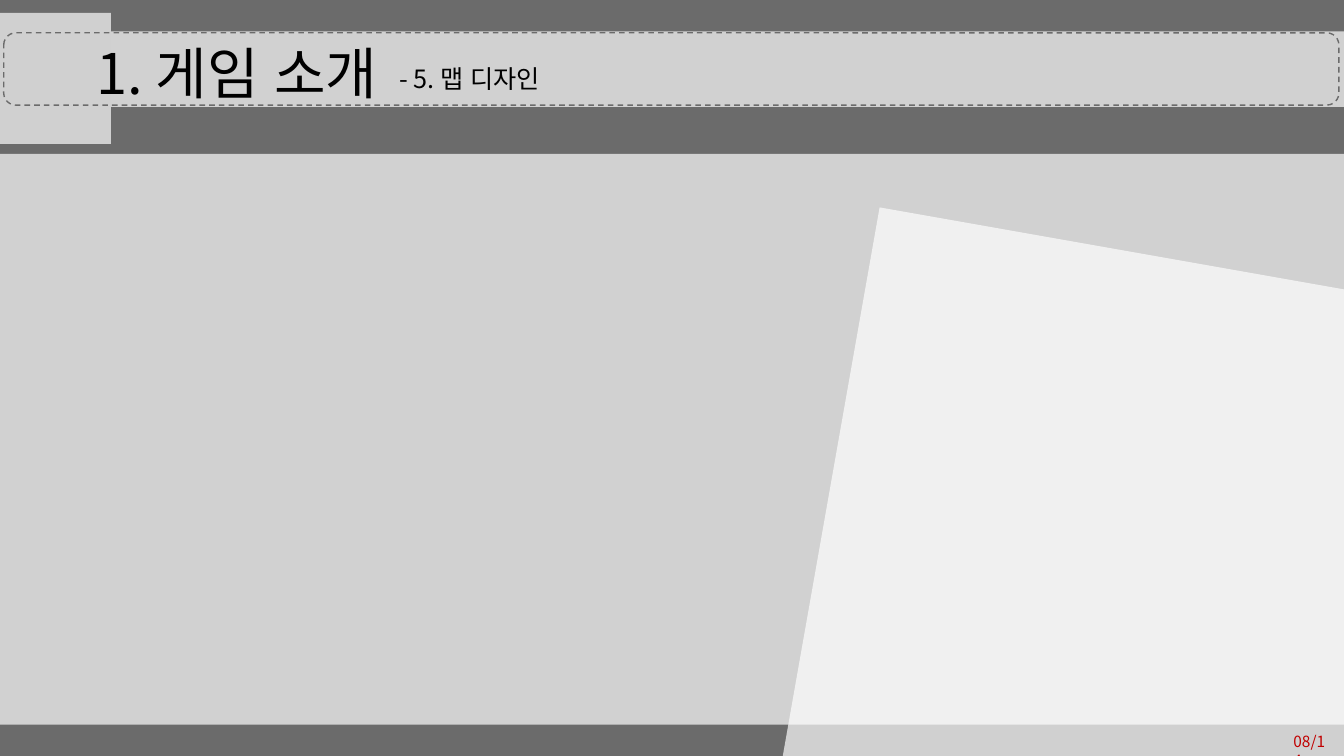
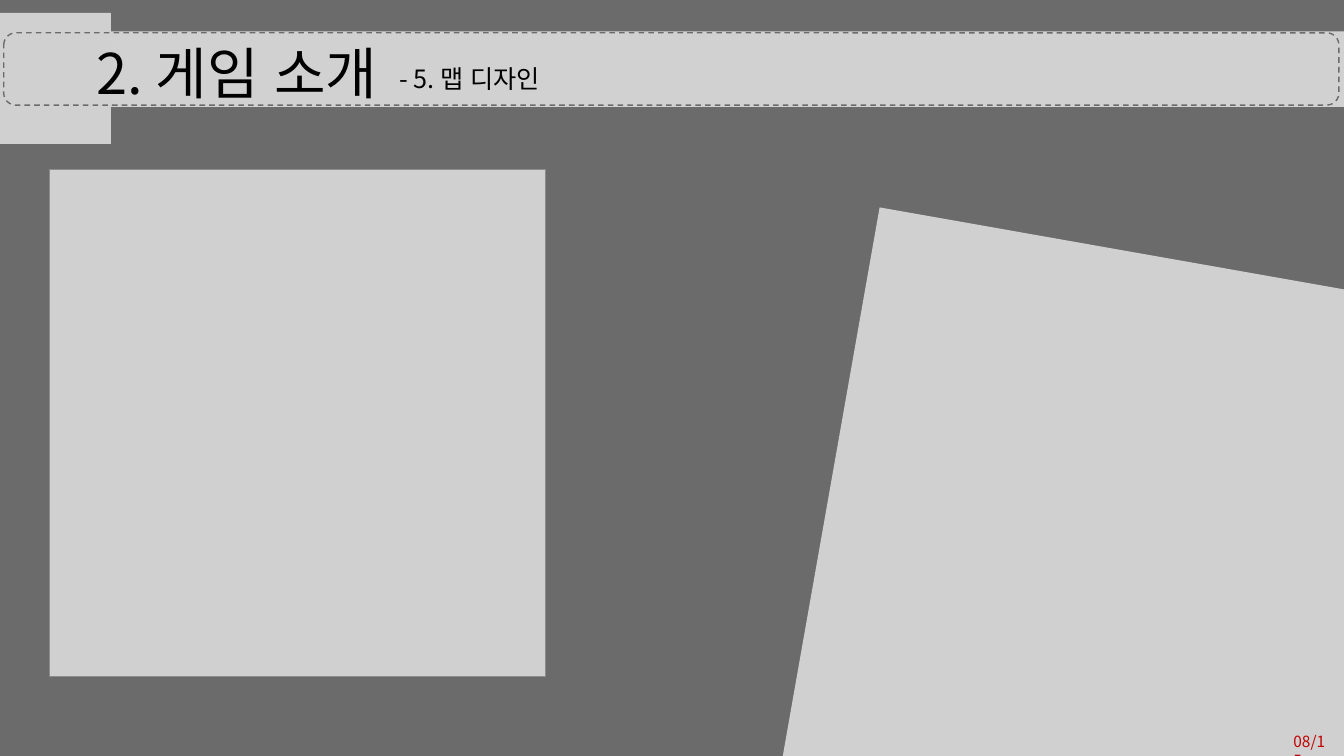
Before and after one commit to eunjiyun/Graduation_Work, a slide deck: slide 8 of Game_Design/Vodoo_Doll.pptx. Drawn at 1344x756 pixels with LibreOffice and Linux fonts; fonts in the diff are those of the drawing; grey boxes stand for pictures. Boxes give left, top, right and bottom in pixels: in the first picture for what was removed or moved away, otherwise in the second. Text is boxed around its words. In the diff, an @@ line names an element or a change of style, - is before the commit and + after.

```diff
--- a/Game_Design/Vodoo_Doll.pptx
+++ b/Game_Design/Vodoo_Doll.pptx
@@ text at box(97, 47, 377, 109): text changed @@
-1. 게임 소개
+2. 게임 소개
@@ rectangle removed at box(0, 154, 1344, 725) @@
@@ picture added at box(49, 169, 545, 677) @@
```
Also in this commit, not shown: 12 other slides changed, 1 slide added.
